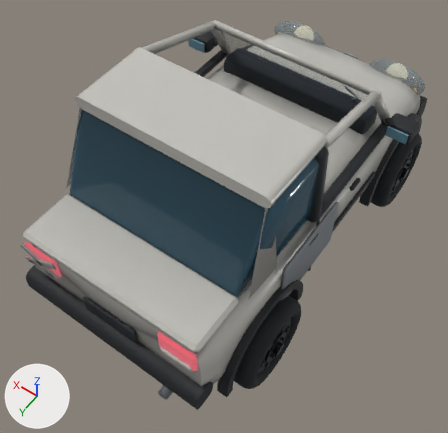
Two versions of the glTF model public/models/el-tiburon.glb, one commit apart.
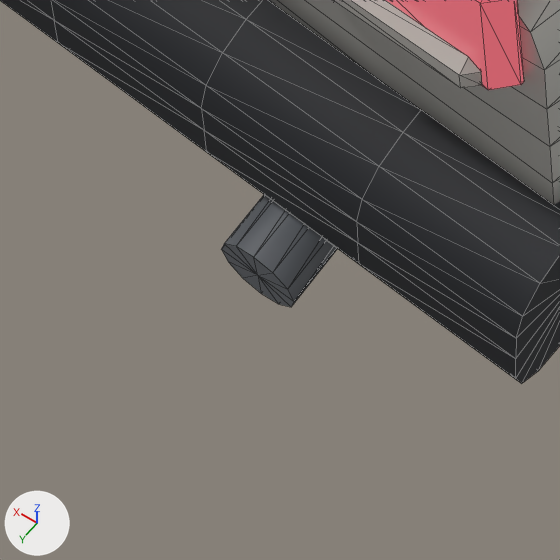
The first picture shows the older version from a 50 mm lens placed at (-2.17, 3.49, 5.37), pointed at (-0.08, 0.58, 0.79). The close-ups show the older and then the newer version on the part from 29% to 45% of the width and 83% to 100% of the height of that picture. Only the edits that show in the close-ups are written down. Arrows for +X, +Y and +Z are at lower left; the lights stay in place. The close-ups show mesh edges as thin lines. Where no turn or scale is listed for an object, it has been applied to the vertices.

In view in the first close-up: 'el-tiburon-bumpers', 'el-tiburon-exhaust', 'el-tiburon-hull', 'el-tiburon-tail', 'el-tiburon-tail-white'.
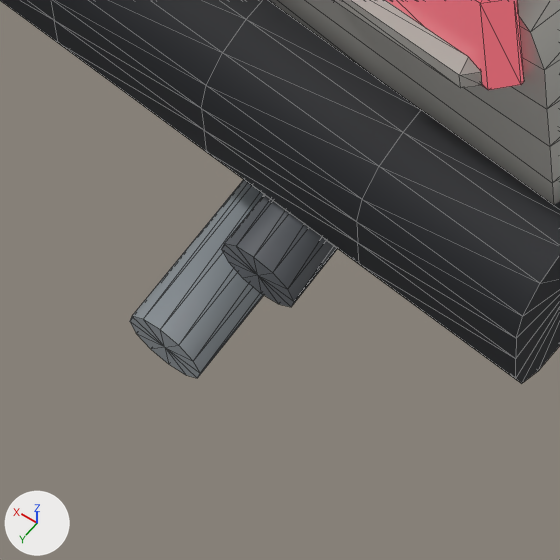
Boxes (x1, y1, x2, y2) around the edits, measured in the close-ups (560 x 560 px):
'el-tiburon-detail-exhaust', added: after (130, 179, 264, 378)

Edits to the bpy script that builds the scene:
```text
Add mat_el_tiburon_detail_chrome:
    mat_el_tiburon_detail_chrome = bpy.data.materials.new('el-tiburon-detail-chrome')
    # nodes: BsdfPrincipled, Mix, OutputMaterial, VertexColor
    # colours: grey #a2aab0, mixed with the vertex colours
Add me_el_tiburon_detail_exhaust:
    me_el_tiburon_detail_exhaust.from_pydata(...)  # a 12-sided cylinder along y spanning x -0.589..-0.489, y 1.865..2.265, z 0.293..0.393
    me_el_tiburon_detail_exhaust.materials.append(mat_el_tiburon_detail_chrome)
Add ob_el_tiburon_detail_exhaust:
    ob_el_tiburon_detail_exhaust = bpy.data.objects.new('el-tiburon-detail-exhaust', me_el_tiburon_detail_exhaust)
    ob_el_tiburon_detail_exhaust.location = (0.0, 0.0, 0.0)
```
